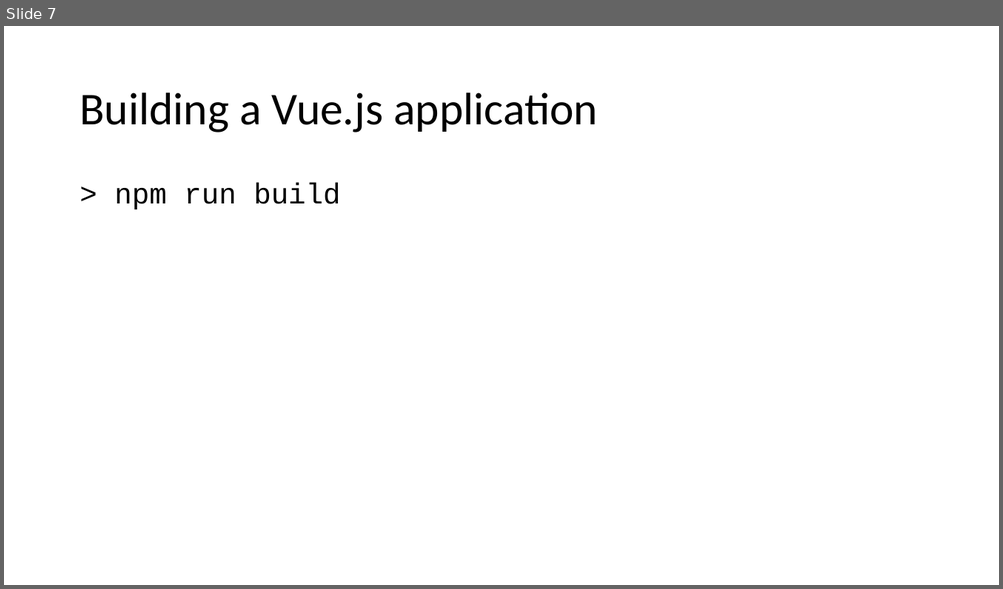
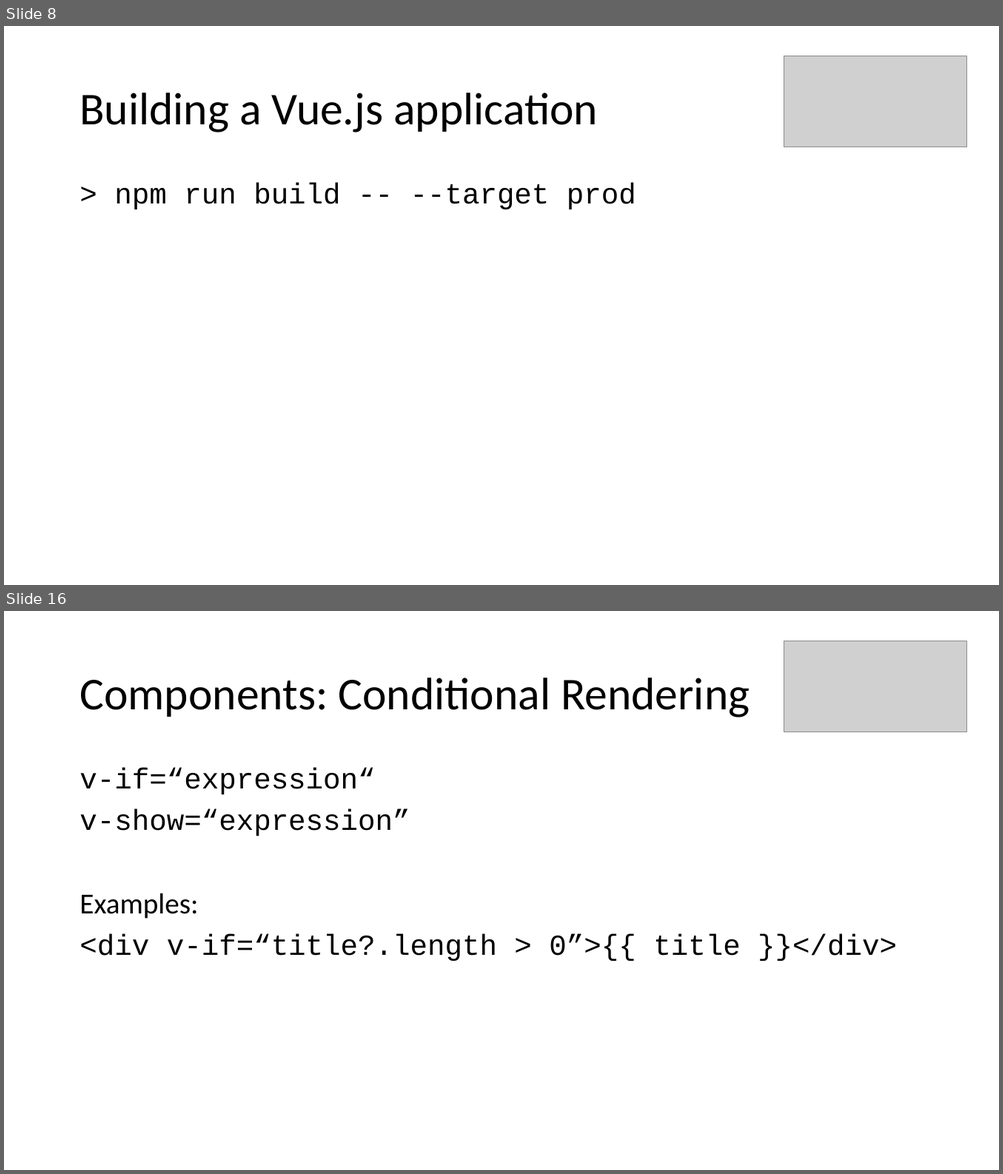
Before and after one commit to aljazsim/vue-masterclass-examples, a slide deck: Vuejs Masterclass.pptx. Shown one above the other, each under a label of ours: slide 7 before the commit, slides 8 and 16 after it; the slides between them are not shown. The pictures are 1003x589 and 1003x1174 pixels, drawn with LibreOffice and Linux fonts; fonts in the diff are those of the drawing; grey boxes stand for pictures. Boxes give left, top, right and bottom in pixels: in the first picture for what was removed or moved away, otherwise in the second. Text is boxed around its words. In the diff, an @@ line names an element or a change of style, - is before the commit and + after.

```diff
--- a/Vuejs Masterclass.pptx
+++ b/Vuejs Masterclass.pptx
@@ slide 16 added at <box>4,611,999,1170</box>, background #FFFFFF @@
@@ picture added at <box>784,641,967,732</box> @@
@@ title added at <box>79,678,749,718</box>, 44 pt, text #000000 @@
+Components: Conditional Rendering
@@ text added at <box>79,768,896,961</box>, 28 pt, text #000000 @@
+v-if=“expression“
+v-show=“expression”
+Examples:
+<div v-if=“title?.length > 0”>{{ title }}</div>
@@ what was slide 7 is now slide 8 @@
@@ slide 8 changed as well @@
@@ picture added at <box>784,56,967,147</box> @@
@@ text at <box>114,183,636,210</box>: text changed @@
-> npm run build
+> npm run build -- --target prod
```
Also in this commit, not shown: 7 other slides changed, 31 other slides added, 1 other file.
